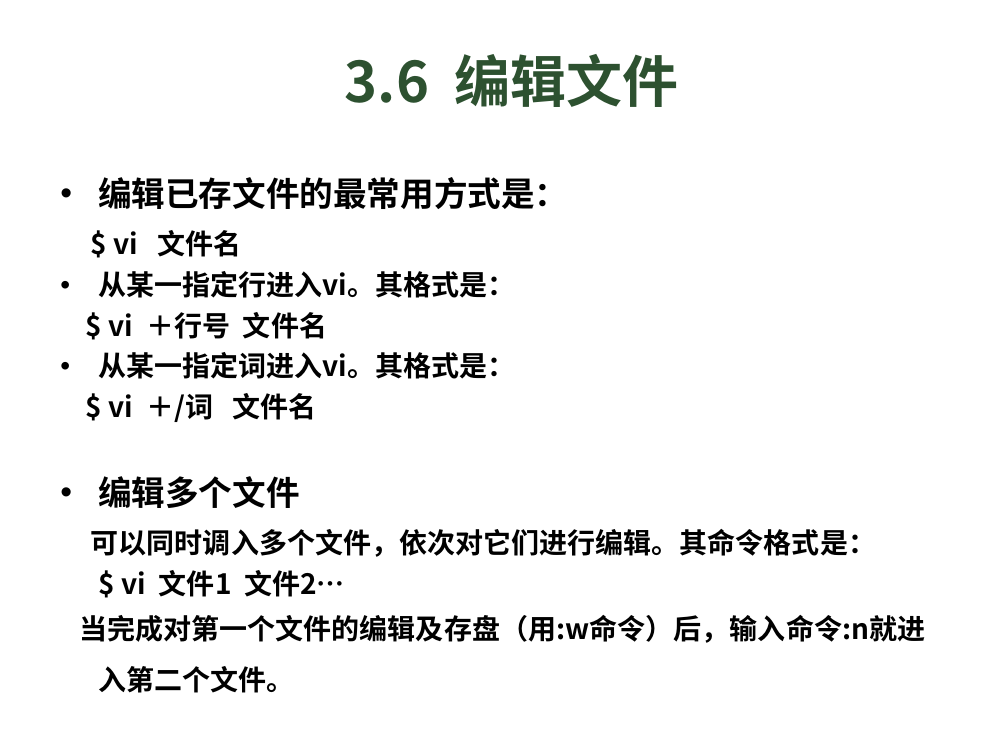
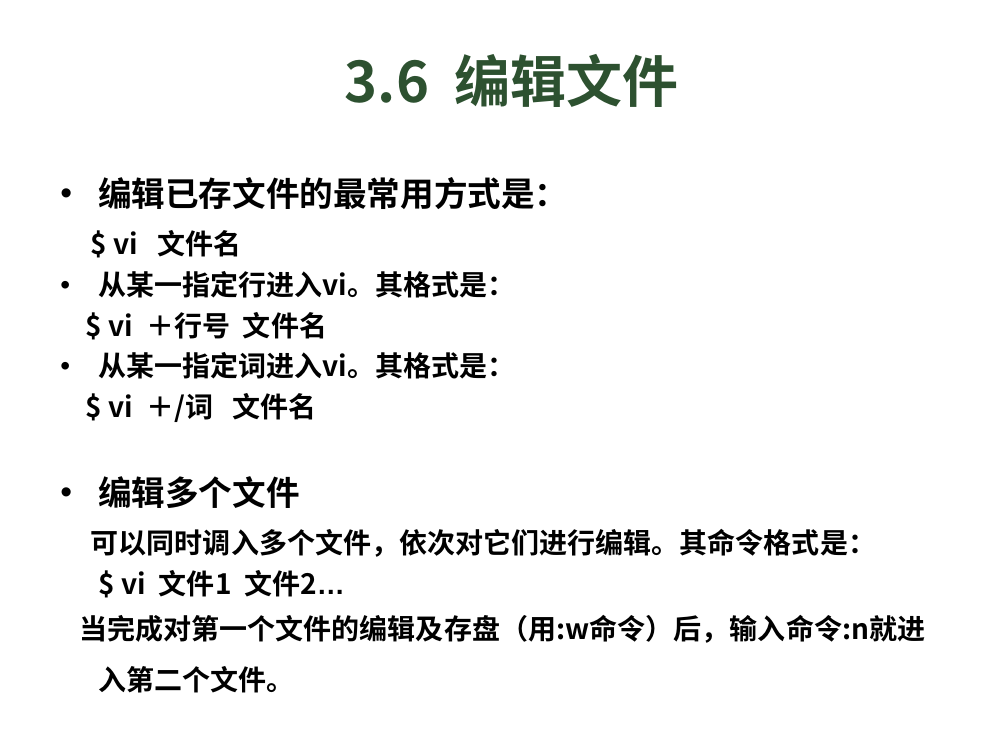
Before and after one commit to ZJWang9928/Own-Notes, a slide deck: slide 22 of Linux编程/第3章 shell 编程.ppt. Drawn at 1008x756 pixels with LibreOffice and Linux fonts; fonts in the diff are those of the drawing. Boxes give left, top, right and bottom in pixels: in the first picture for what was removed or moved away, otherwise in the second. Text is boxed around its words. In the diff, an @@ line names an element or a change of style, - is before the commit and + after.

```diff
--- a/Linux编程/第3章 shell 编程.ppt
+++ b/Linux编程/第3章 shell 编程.ppt
@@ text at [121,570,345,597]: font Noto Sans CJK SC to Arial in "文件2…" @@
```
Also in this commit, not shown: 7 other slides changed, 20 other files.
